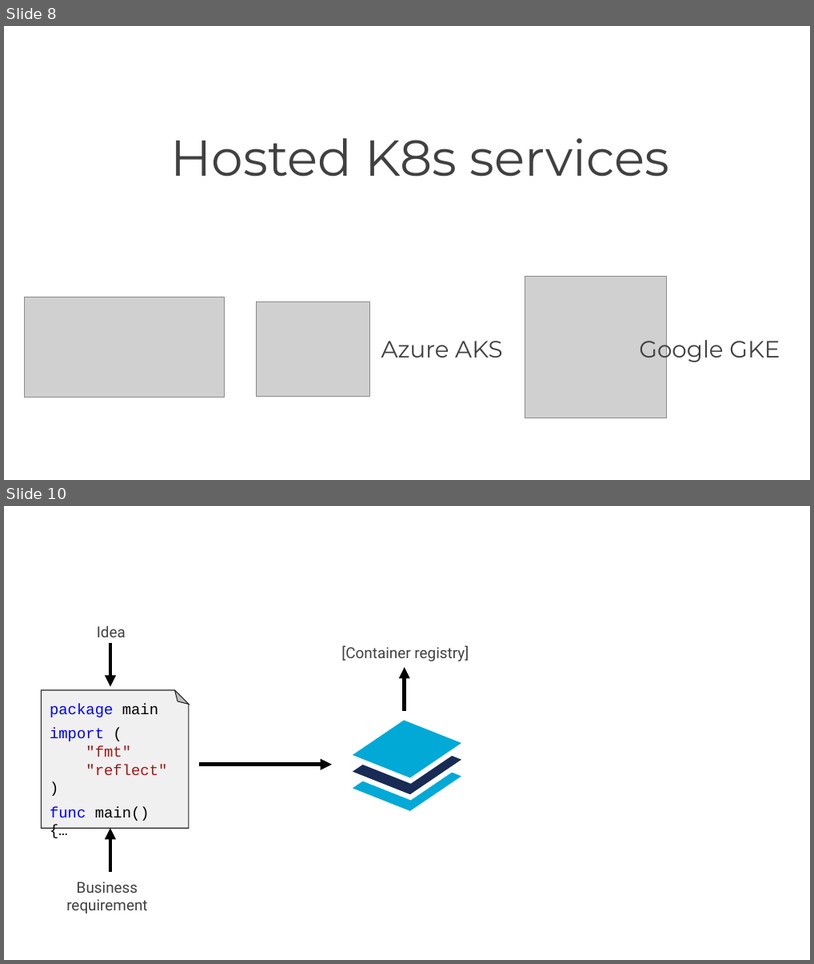
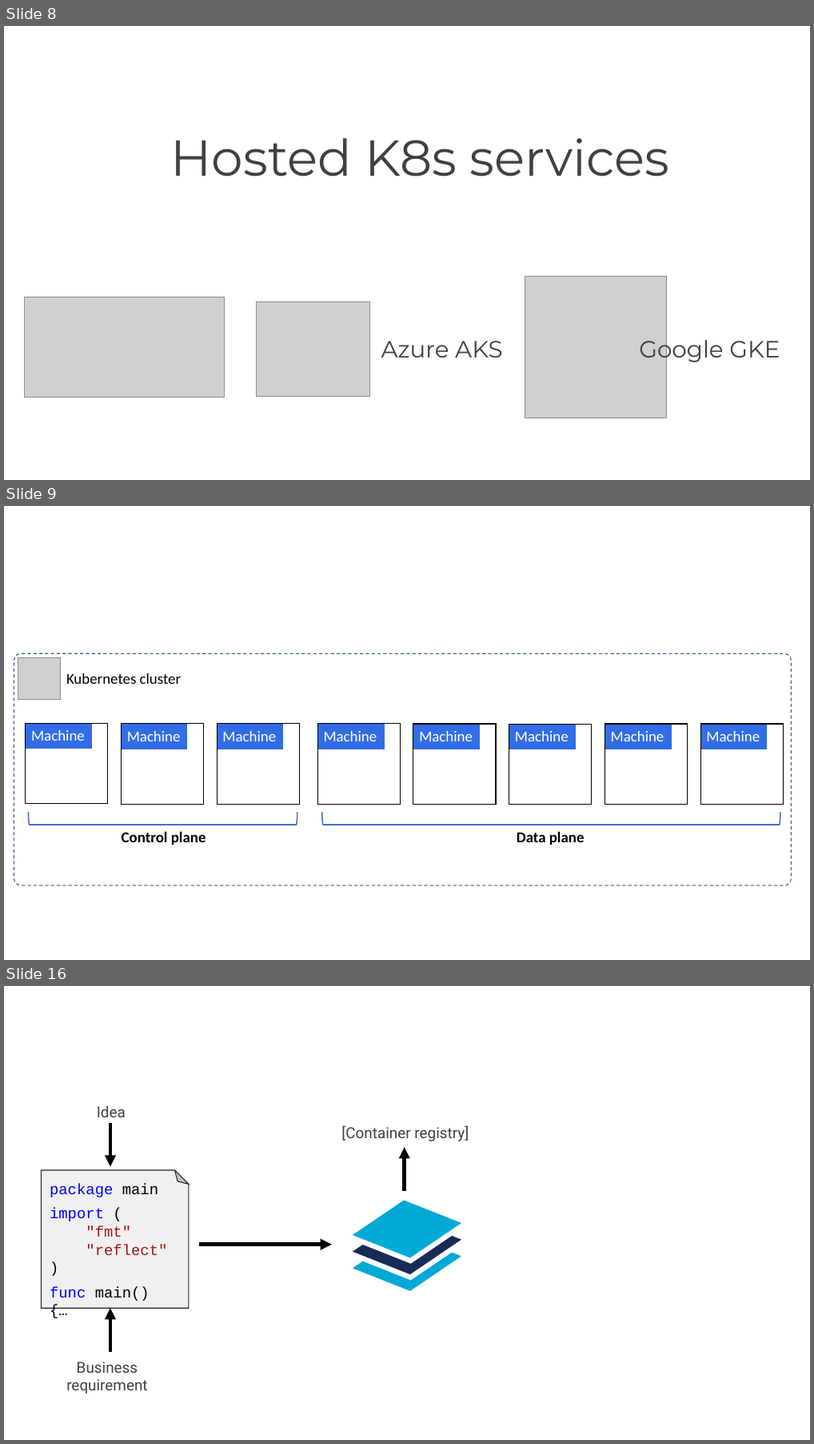
Before and after one commit to nigelpoulton/k8s101, a slide deck: docs/slides.pptx. Shown one above the other, each under a label of ours: slides 8 and 10 before the commit, slides 8, 9 and 16 after it; the slides between them are not shown. The pictures are 814x964 and 814x1444 pixels, drawn with LibreOffice and Linux fonts; fonts in the diff are those of the drawing; grey boxes stand for pictures; background and template pictures are left out. Boxes give left, top, right and bottom in pixels: in the first picture for what was removed or moved away, otherwise in the second. Text is boxed around its words. In the diff, an @@ line names an element or a change of style, - is before the commit and + after.

```diff
--- a/docs/slides.pptx
+++ b/docs/slides.pptx
@@ slide 9 added at box(4, 506, 810, 960), background #FFFFFF @@
@@ rounded rectangle added at box(14, 654, 792, 885), outline #325491 1 pt dashed @@
@@ picture added at box(18, 658, 60, 699) @@
@@ text added at box(66, 673, 182, 684), 18 pt, text #000000 @@
+Kubernetes cluster
@@ group added at box(25, 723, 300, 844): 6 rectangles, 1 left bracket, 1 text @@
+Machine
+Machine
+Machine
+Control plane
@@ group added at box(316, 724, 784, 844): 14 rectangles, 1 left bracket, 1 text @@
+Machine
+Machine
+Machine
+Machine
+Machine
+Data plane
@@ what was slide 10 is now slide 16 @@
```
Also in this commit, not shown: 2 slides changed, 14 other slides added, 1 slide removed, 4 other files.
